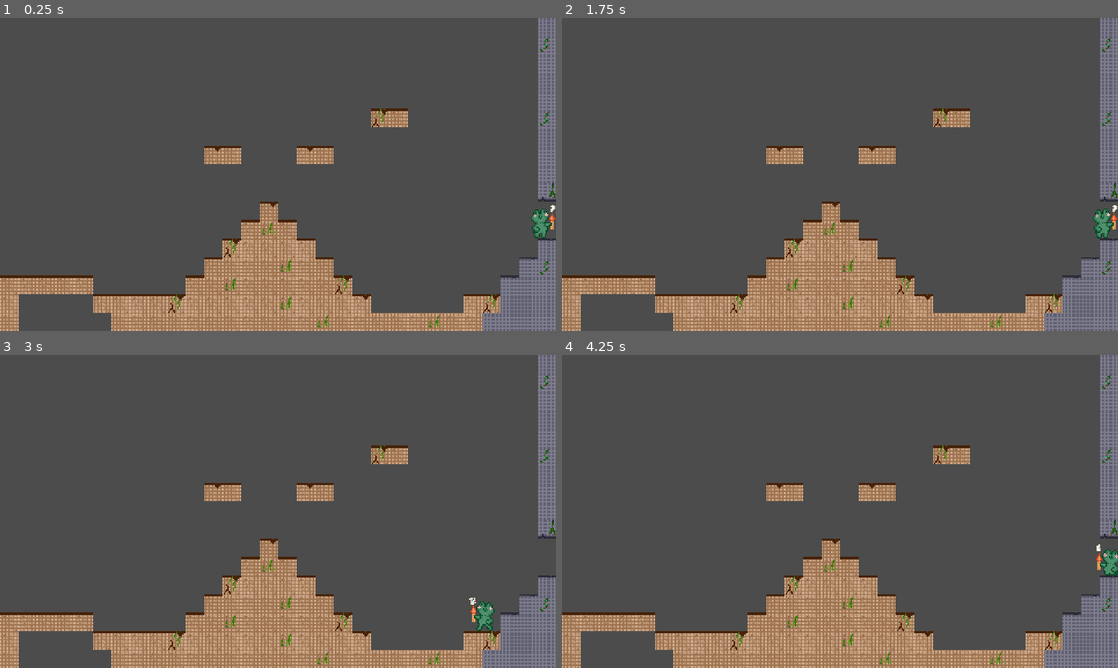
Above: before the commit, frames 1-4 (two rows, left to right).
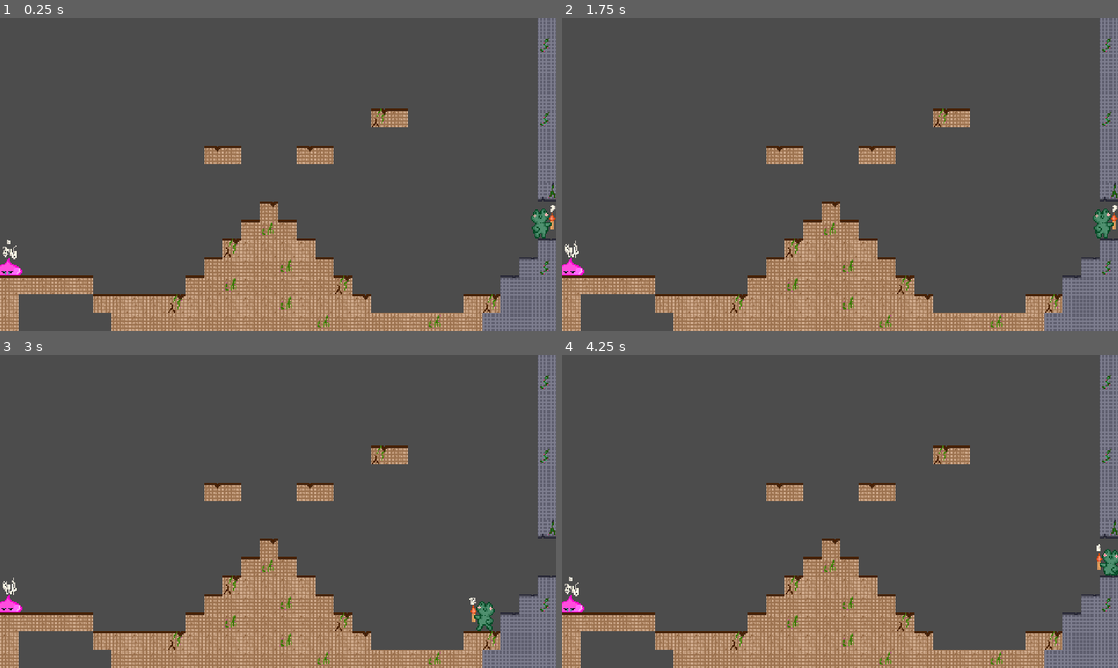
Above: after the commit, the same moments.

Repository: JohannesLadurner/NogardPrincess
Game: Godot game, scene res://assets/levels/Level03.tscn
Two runs of this game, one before a commit and one after it. Both use one fixed random seed, a clock stepped at 60 frames per second and the inputs below. This scene is started directly instead of the project's main scene.
Inputs:
- Up to frame 1 (0.25 s): no input
- Up to frame 2 (1.75 s): hold Right (move_right) from 0.53 s (still down); tap Up (jump) at 0.77, 1.52 s
- Up to frame 3 (3 s): release Right (move_right) at 2.03 s; hold Left (move_left) 2.03-2.78 s; hold Right (move_right) from 2.78 s (still down)
- Up to frame 4 (4.25 s): keep holding Right (move_right); tap Up (jump) at 3.02, 3.77 s

The runs differ from the first frame. In frame 1, 0.2% of the frame differs, in the area x 0-4%, y 70-83%; in frame 2, 0.2%, in the area x 0-4%, y 71-83%; in frame 3, 0.2%; in frame 4, 0.2%.

Commit message:
Update Level03.tscn

Diff:
--- a/NogardPrincess/assets/levels/Level03.tscn
+++ b/NogardPrincess/assets/levels/Level03.tscn
@@ -14,6 +14,7 @@
 [ext_resource path="res://assets/tiles/stones/StonePlant2Middle.png" type="Texture" id=12]
 [ext_resource path="res://assets/tiles/stones/StoneCeilPlant.png" type="Texture" id=13]
 [ext_resource path="res://assets/tiles/stones/StoneMiddle.png" type="Texture" id=14]
+[ext_resource path="res://assets/enemies/slimes/Slime.tscn" type="PackedScene" id=15]
 
 [sub_resource type="ConvexPolygonShape2D" id=1]
 points = PoolVector2Array( 0, 0, 16, 0, 16, 16, 0, 16 )
@@ -351,3 +352,6 @@
 cell_size = Vector2( 16, 16 )
 format = 1
 tile_data = PoolIntArray( -655346, 14, 0, -589810, 14, 0, -589809, 1610612750, 0, -458803, 7, 0, -458784, 7, 0, -458783 …(3445 unchanged characters)…
+
+[node name="Slime" parent="." instance=ExtResource( 15 )]
+position = Vector2( -232.495, 80.6046 )
Not shown: 1 places in NogardPrincess/assets/levels/Level03.tscn that only renumber resources
